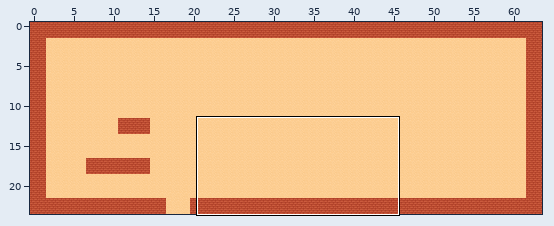
Two versions of a level (Tiled map, Assets/Maps/MapTemplate.tmx). Above: a wide view before the commit, with the close-up outlined.
Close-up. First the earlier version:
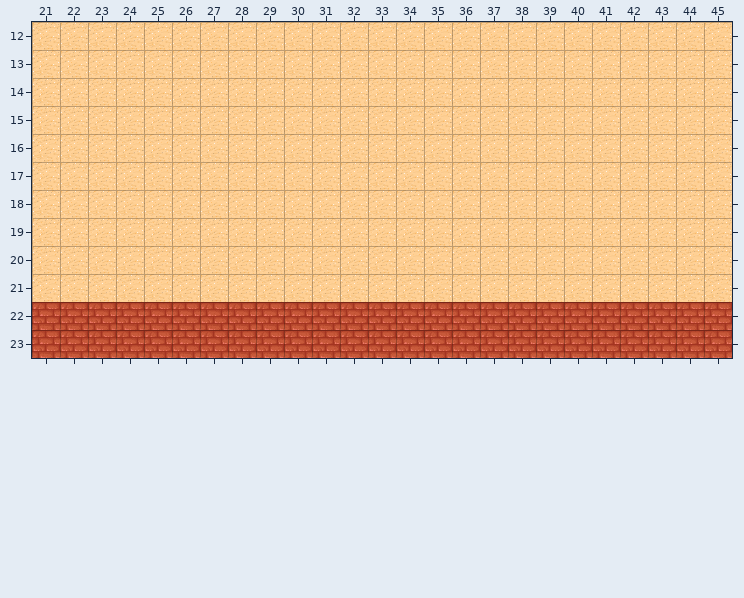
Cells are 32x32 px. Shown: x 21..45, y 12..23. The commit also changed other parts of the map, which this record leaves out.
After the commit:
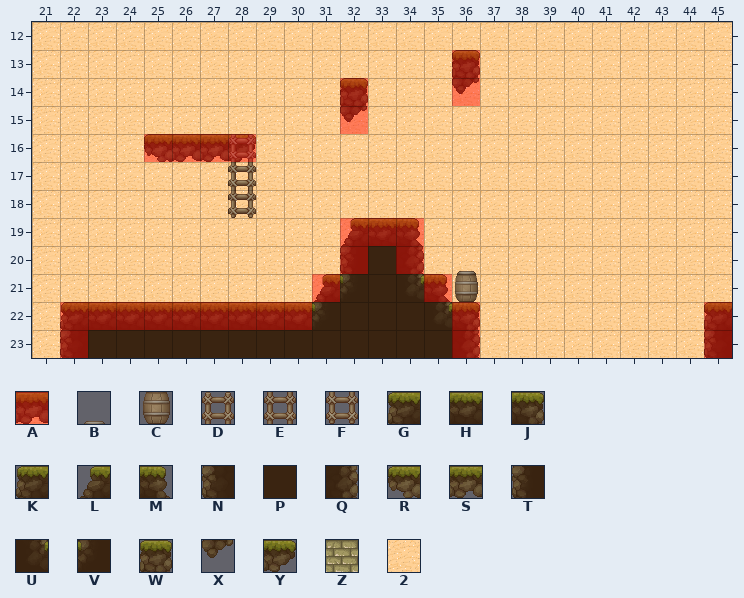
Key: from "MapMetadata": A 0; from "Village": B 6, C 38, D 490, E 522, F 554; from "ground": G 0, H 1, J 2, K 4, L 12, M 13, N 16, P 17, Q 18, R 54, S 55, T 74, U 96, V 98, W 128, X 191, Y 251; from "tmw_desert_spacing": Z 9, 2 29.
_ is an empty cell, # one hidden under a higher layer, . an unchanged one.
Tiles of an added or newly shown layer are drawn over the layers below it.
See-through tiles are keyed as they look on the map.
Changes in this commit:
--- layer "Map"
@@ x 33..33 @@
-19 2
+19 H
@@ x 21..45 @@
-22 ZZZZZZZZZZZZZZZZZZZZZZZZZ
-23 ZZZZZZZZZZZZZZZZZZZZZZZZZ
+22 22HHHHHHHHVPPP#2222222222
+23 22PPPPPPPPPPPPP2222222222
--- layer "Capa2" (added)
@@ x 25..36 @@
-13 ..........._
-14 ......._..._
-15 ......._....
-16 ____........
+13 ...........W
+14 .......W...X
+15 .......X....
+16 RSSY........
@@ x 22..45 @@
-19 .........._._...........
-20 ..........___...........
-21 ........._____..........
-22 _............__........_
-23 _............._........_
+19 ..........L.M...........
+20 ..........TPQ...........
+21 .........LVPUM..........
+22 K............UJ........G
+23 N.............Q........N
--- layer "Capa3" (added)
@@ x 28..28 @@
-16 _
-17 _
-18 _
+16 D
+17 E
+18 F
@@ x 36..36 @@
-20 _
-21 _
+20 B
+21 C
--- layer "Collisions"
@@ x 25..36 @@
-13 ..........._
-14 ......._..._
-15 ......._....
-16 ____........
+13 ...........A
+14 .......A...A
+15 .......A....
+16 AAAA........
@@ x 21..44 @@
-19 ...........___..........
-20 ..........._._..........
-21 .........._..._.........
-22 A.........AAAAA.AAAAAAAA
-23 A.AAAAAAAAAAAAA.AAAAAAAA
+19 ...........AAA..........
+20 ...........A.A..........
+21 ..........A...A.........
+22 _........._____.________
+23 _._____________.________
Pixel boxes of the changes (left, top, right, bottom) in both close-ups:
added: (452, 50, 480, 106)
added: (340, 78, 368, 134)
added: (144, 134, 256, 218)
changed: (32, 218, 732, 358)
